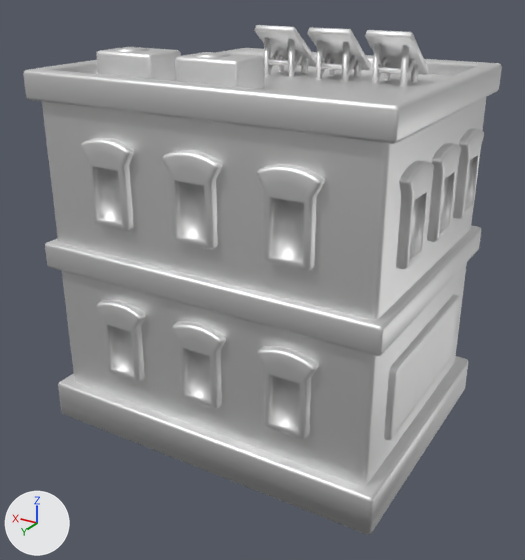
What one commit did to the FBX model Assets/NOTFUN/Cartoon City - Building Pack 1_1/Meshes/Building/Building_051.fbx.
One viewpoint serves both versions: a camera (50 mm lens) standing at (-7.81, 14.18, 10.48) and looking at (0.66, 0.06, 3.43). Arrows for +X, +Y and +Z are at lower left; the lights stay in place. Where no turn or scale is listed for an object, it has been applied to the vertices. Vertices at the same position are counted once.

Names of what the first picture shows: 'Building_051'.
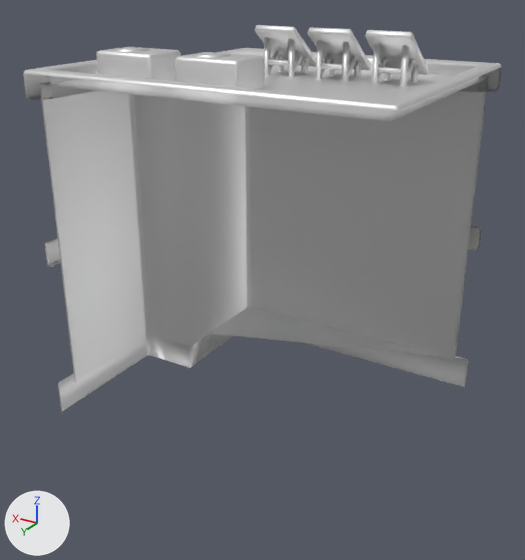
What differs and where, as boxes [x1, y1, x2, y2] in the pictures (525 x 560 px):
'Building_051', reshaped (24% shorter): before [23, 25, 502, 535]; after [23, 25, 502, 412]
part 1 of me_building_051_001, deleted: before [81, 128, 484, 440]
part 2 of me_building_051_001, deleted: before [24, 67, 502, 535]

The change, as a diff of the scene's bpy script:
```diff
--- a/Assets/NOTFUN/Cartoon City - Building Pack 1_1/Meshes/Building/Building_051.fbx.py
+++ b/Assets/NOTFUN/Cartoon City - Building Pack 1_1/Meshes/Building/Building_051.fbx.py
@@ me_building_051_001 @@
 # used by ob_building_051; location = (0.0, 0.0, 0.0)
-me_building_051_001.from_pydata(...)  # 2872 vertices, 2576 faces; spans x -3.77..4.77, y -4.56..3.27, z 0.0..9.29
+me_building_051_001.from_pydata(...)  # 1584 vertices, 1335 faces; spans x -3.77..4.77, y -4.56..3.27, z 0.0..9.29
+# me_building_051_001 part 1: 10 loose pieces with 1228 vertices, spanning x -3.7..3.24, y -2.36..3.2, z 1.47..7.26, are deleted
+# me_building_051_001 part 2
+# 60 vertices are removed from x -3.77..-3.3, y 2.8..3.27, z 0.0..8.1
+# 81 faces are deleted
 me_building_051_001.materials.append(mat_m_city_tex_003)
```
